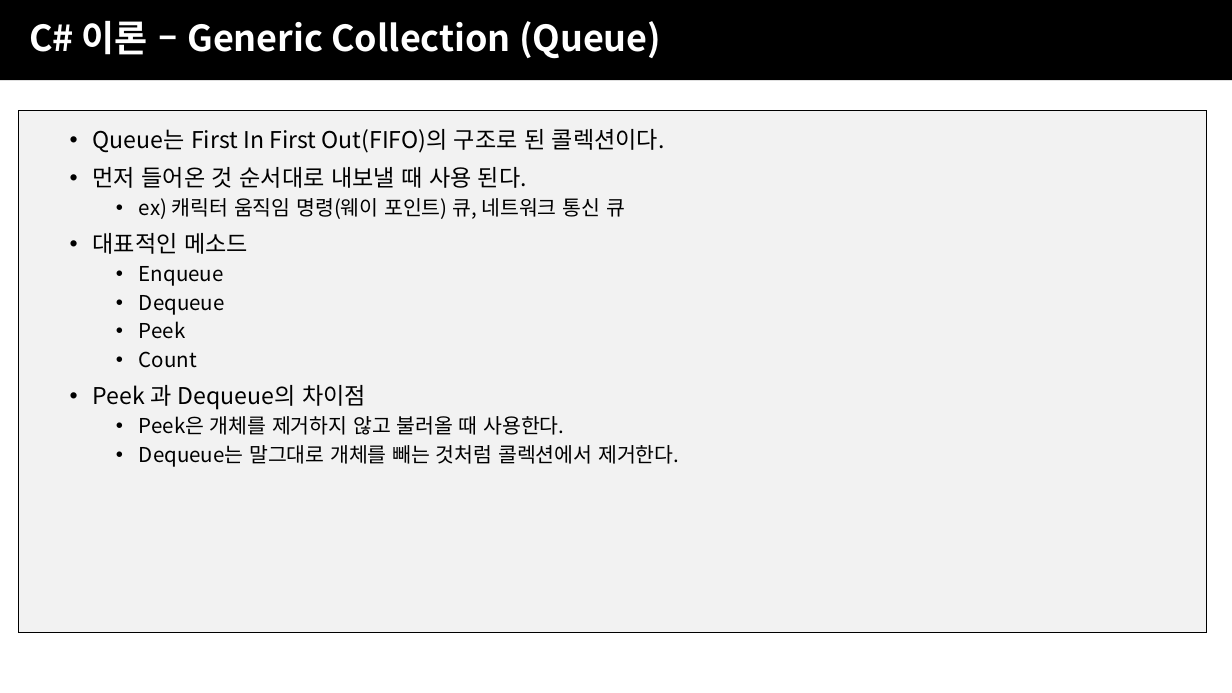
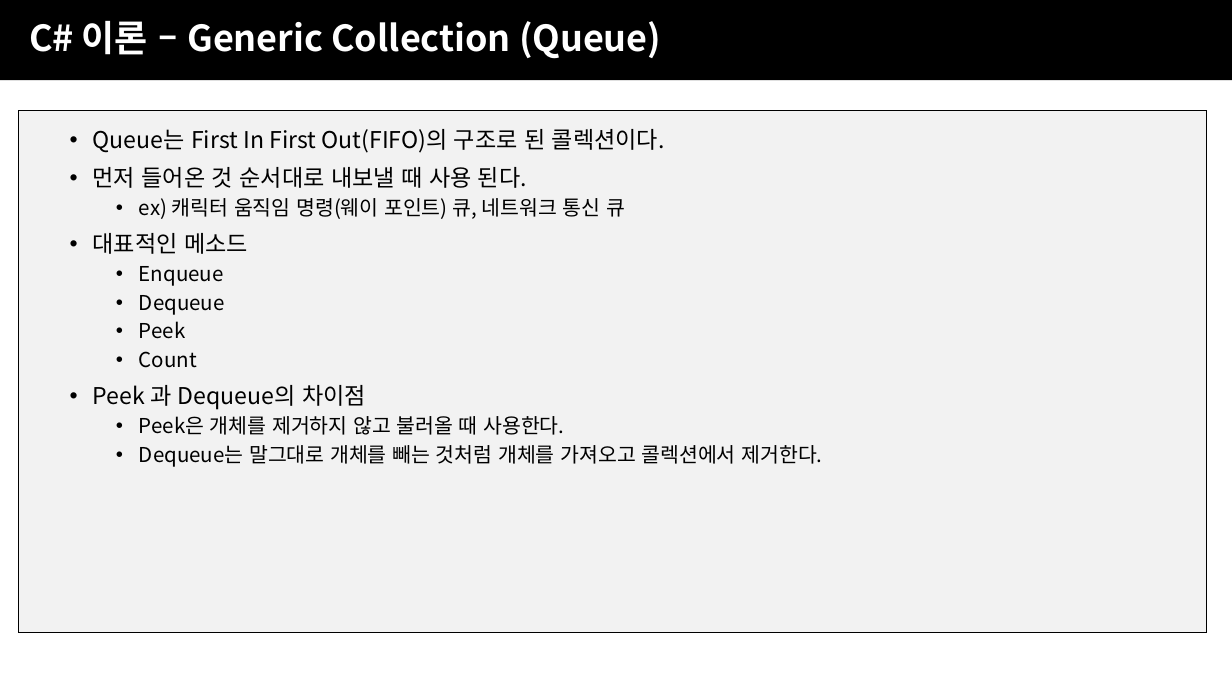
Before and after one commit to JJaery/SBSGameAcademy3, a slide deck: slide 60 of 2주차/SBS게임아카데미_UNITY주말4개월_2주차.pptx (slide 52 before the commit). Drawn at 1232x693 pixels with LibreOffice and Linux fonts; fonts in the diff are those of the drawing; background and template pictures are left out. Boxes give left, top, right and bottom in pixels: in the first picture for what was removed or moved away, otherwise in the second. Text is boxed around its words. In the diff, an @@ line names an element or a change of style, - is before the commit and + after.

```diff
--- a/2주차/SBS게임아카데미_UNITY주말4개월_2주차.pptx
+++ b/2주차/SBS게임아카데미_UNITY주말4개월_2주차.pptx
@@ text at (139, 445, 823, 467): text changed @@
-  • Dequeue는 말그대로 개체를 빼는 것처럼 콜렉션에서 제거한다.
+  • Dequeue는 말그대로 개체를 빼는 것처럼 개체를 가져오고 콜렉션에서 제거한다.
```
Also in this commit, not shown: 18 other slides changed, 9 slides added.
